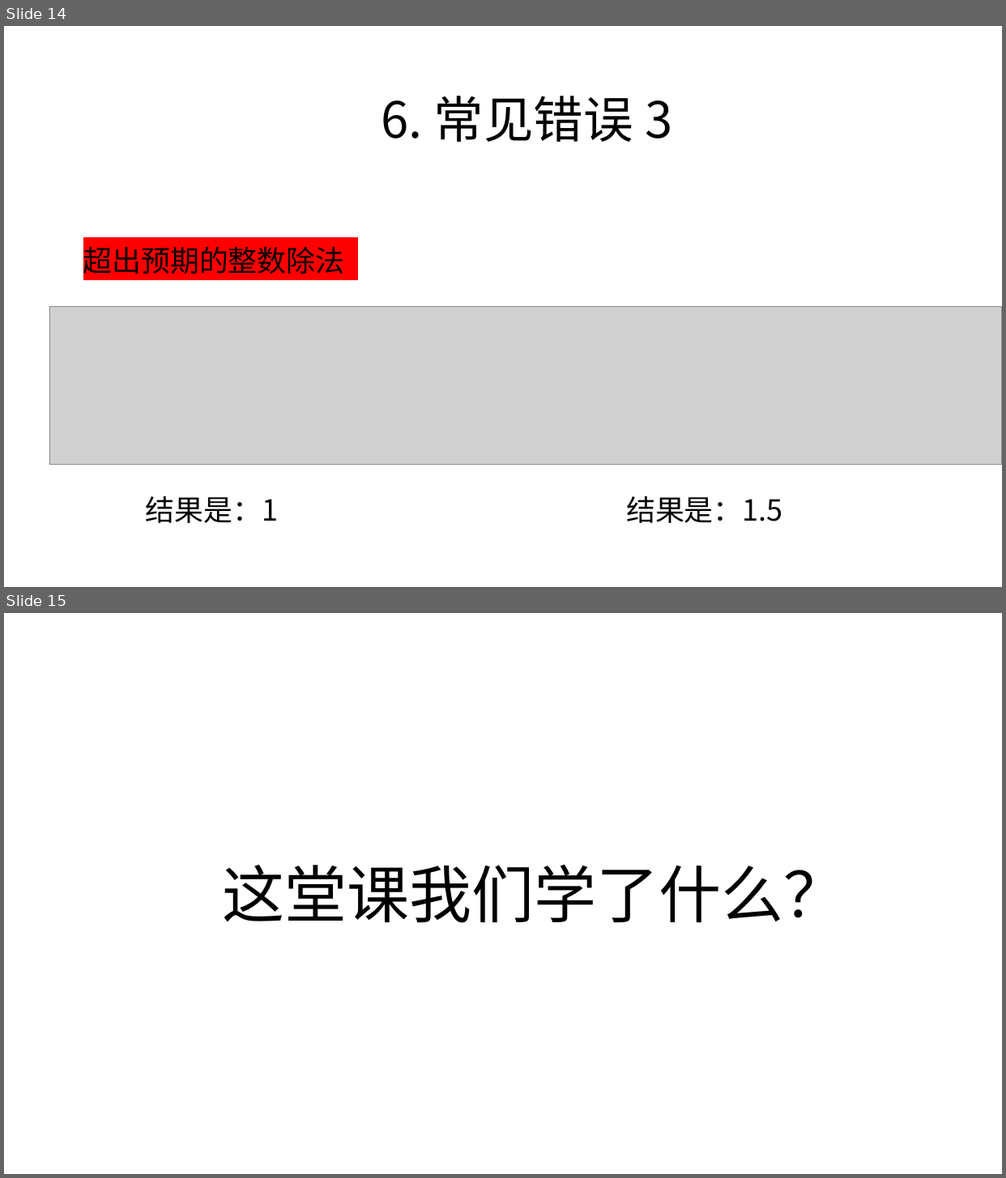
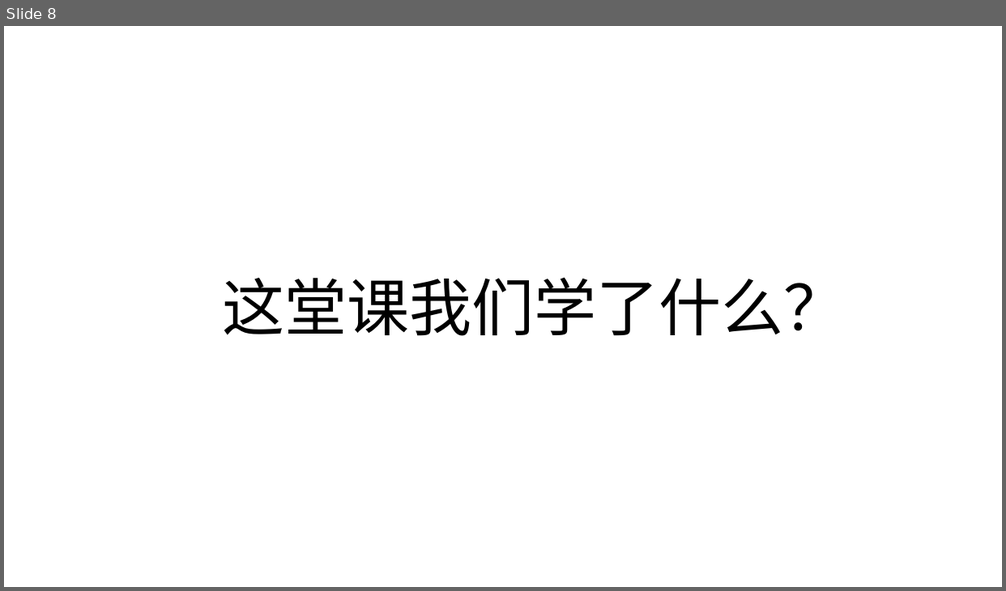
Before and after one commit to zjyesir/hmc_java_1, a slide deck: ppt/2.2循环.pptx. Shown one above the other, each under a label of ours: slides 14 and 15 before the commit, slide 8 after it. The pictures are 1006x1178 and 1006x591 pixels, drawn with LibreOffice and Linux fonts; fonts in the diff are those of the drawing; grey boxes stand for pictures; background and template pictures are left out. Boxes give left, top, right and bottom in pixels: in the first picture for what was removed or moved away, otherwise in the second. Text is boxed around its words. In the diff, an @@ line names an element or a change of style, - is before the commit and + after.

```diff
--- a/ppt/2.2循环.pptx
+++ b/ppt/2.2循环.pptx
@@ slide 14 removed at [4,26,1002,587], background picture (left out) @@
@@ text removed at [381,96,672,142] @@
-6. 常见错误 3
@@ text removed at [83,246,345,274] @@
-超出预期的整数除法
@@ picture removed at [49,307,1002,465] @@
@@ text removed at [146,496,278,523] @@
-结果是：1
@@ text removed at [626,496,782,523] @@
-结果是：1.5
@@ what was slide 15 is now slide 8 @@
```
Also in this commit, not shown: 1 slide changed, 6 slides added, 11 other slides removed, 4 other files.
